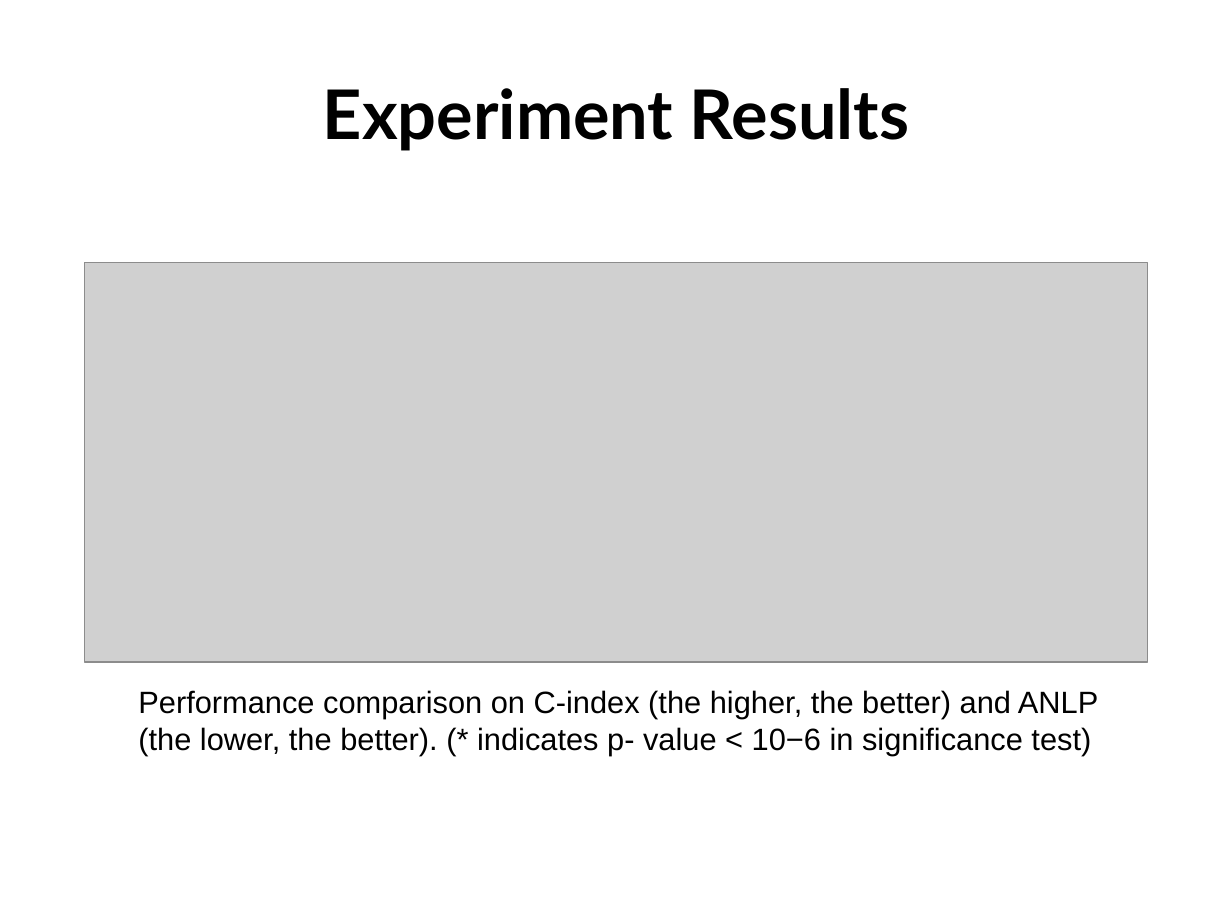
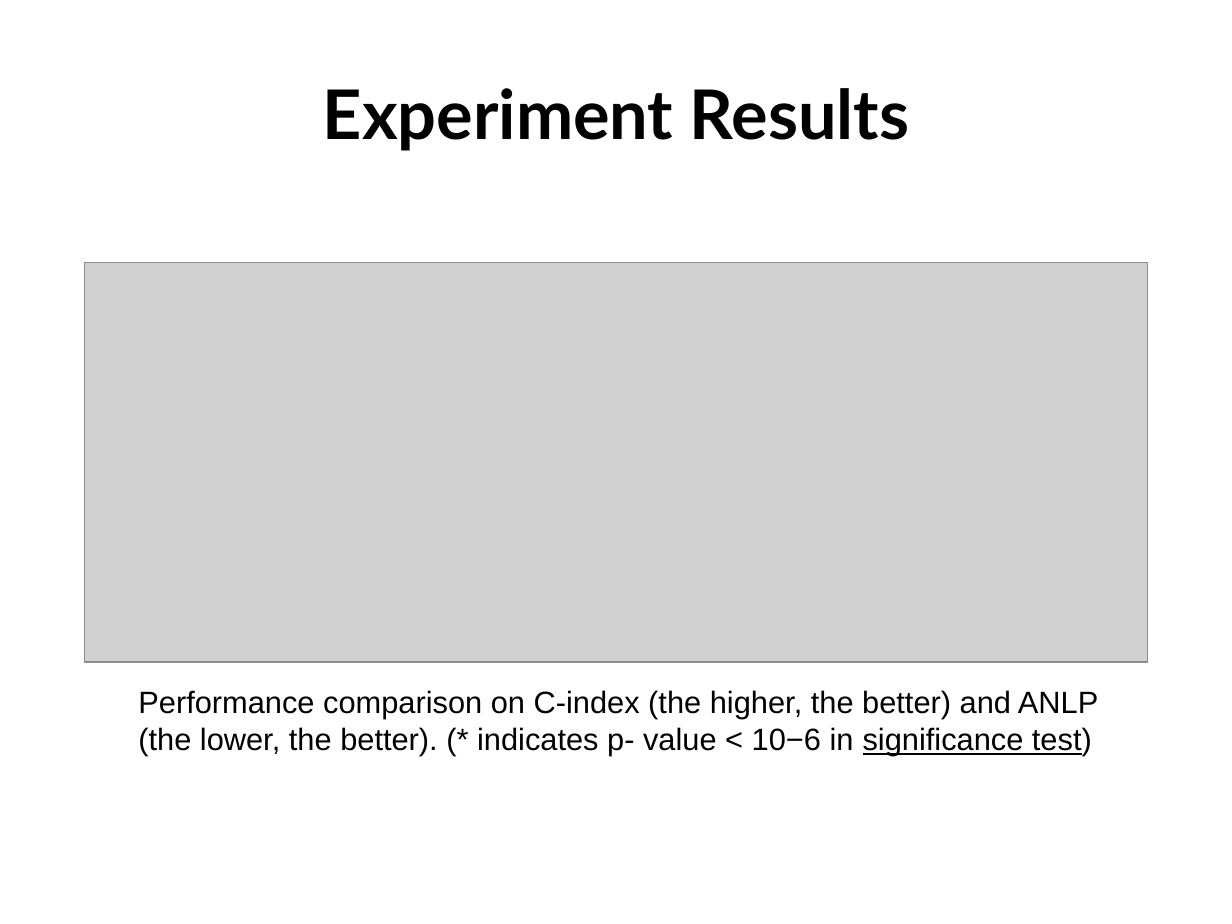
Before and after one commit to rk2900/DRSA, a slide deck: slide 32 of deep-recurrent-survival-analysis.pptx (slide 33 before the commit). Drawn at 1232x924 pixels with LibreOffice and Linux fonts; fonts in the diff are those of the drawing; grey boxes stand for pictures; background and template pictures are left out. Boxes give left, top, right and bottom in pixels: in the first picture for what was removed or moved away, otherwise in the second. Text is boxed around its words. In the diff, an @@ line names an element or a change of style, - is before the commit and + after.

```diff
--- a/deep-recurrent-survival-analysis.pptx
+++ b/deep-recurrent-survival-analysis.pptx
@@ text "Performance comparison on C-index (the ..." at [138, 690, 1098, 755]: underline on in "significance test)" @@
```
Also in this commit, not shown: 4 other slides changed, 1 slide added, 2 slides removed.
